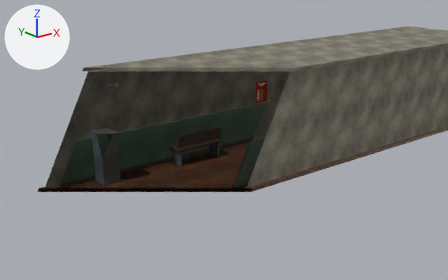
One commit to the glTF model art/models/ep_piscar.glb: the scene before it, then after it.
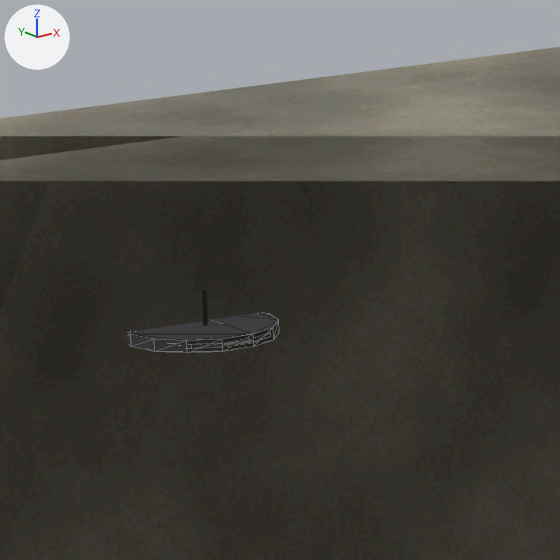
The first picture shows the older version from a 50 mm camera at (-13.598, -13.517, 6.238) aimed at (-2.079, 0.882, 0.478). The close-ups show the older and then the newer version on the part from 21% to 32% of the width and 20% to 37% of the height of that picture. Only the edits that show in the close-ups are written down. The lights are fixed; the arrows at upper left show +X, +Y and +Z. The close-ups show mesh edges as thin lines. Everything nearer to the camera than a plane just in front of the edit is cut away. Vertices at exactly the same position are counted once.

Objects in the first close-up: 'flat.005', 'flat.006', 'plaster-col' and 1 more.
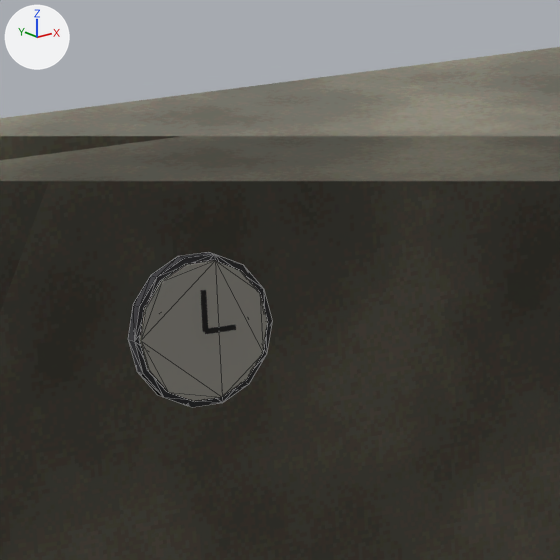
Changed parts and their boxes [x1, y1, x2, y2] in the close-ups (560 x 560 px; the box of a moved part takes in the faces that stretch with it):
'flat.005', reshaped (mostly hidden before)
    before: [223, 338, 253, 347]
    after: [140, 260, 268, 402]
'flat.006', turned
    before: [128, 312, 279, 353]
    after: [128, 252, 272, 407]
part 1 of me_flat_005, moved or reshaped (mostly hidden before)
    before: [223, 338, 253, 347]
    after: [140, 260, 268, 397]

The change, as a diff of the scene's bpy script:
```diff
--- a/art/models/ep_piscar.glb.py
+++ b/art/models/ep_piscar.glb.py
@@ me_flat_005 @@
 # used by ob_flat_005; location = (0.0, 0.0, 0.0)
-me_flat_005.from_pydata(...)  # 36 vertices, 64 faces; spans x -5.67..5.04, y -1.5..1.63, z 1.19..2.61
+me_flat_005.from_pydata(...)  # 36 vertices, 64 faces; spans x -5.67..5.04, y -1.5..1.47, z 1.19..2.77
+# me_flat_005 part 1: the loose piece of 28 vertices spanning x -5.67..-5.33, y 1.3..1.63, z 2.6..2.61 is turned 90 degrees about the x axis through its middle
 me_flat_005.materials.append(mat_flat_005)
@@ me_flat_006 @@
 # used by ob_flat_006; location = (0.0, 0.0, 0.0)
-me_flat_006.from_pydata(...)  # 28 vertices, 52 faces; spans x -5.685..-5.315, y 1.3..1.66, z 2.585..2.615
+me_flat_006.from_pydata(...)  # 28 vertices, 52 faces; spans x -5.685..-5.315, y 1.465..1.495, z 2.42..2.78
+# me_flat_006 part 2: the whole mesh is turned 90 degrees about the x axis through its middle
 me_flat_006.materials.append(mat_flat_006)
```
